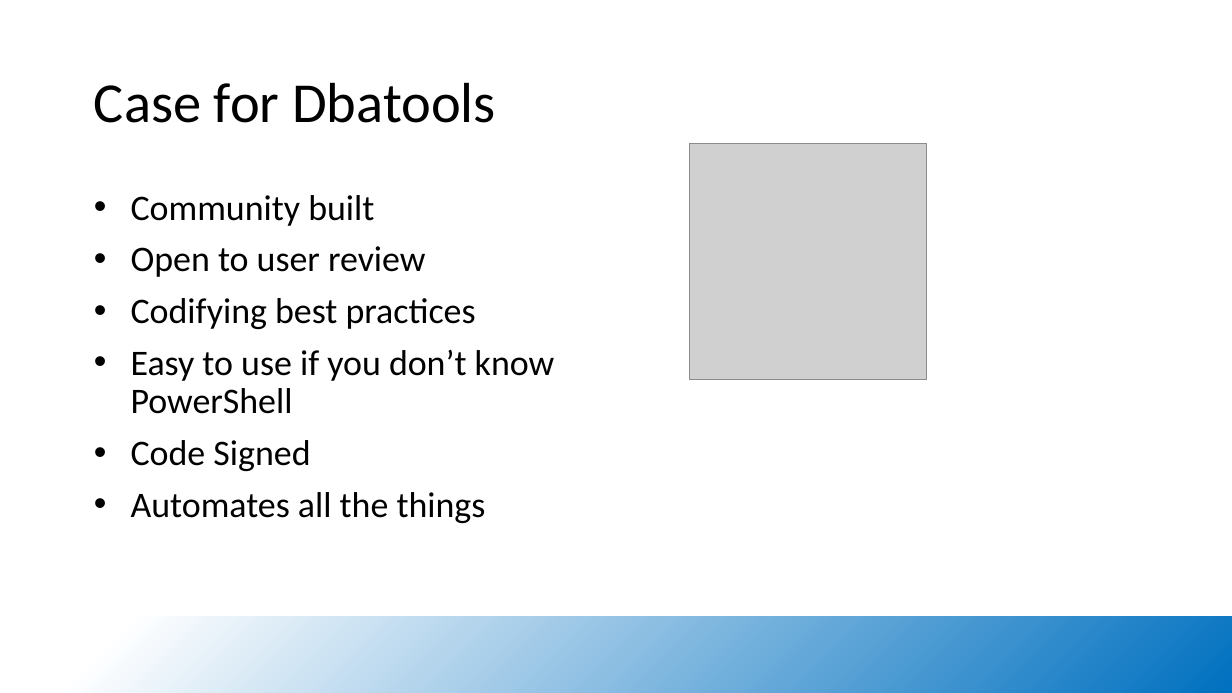
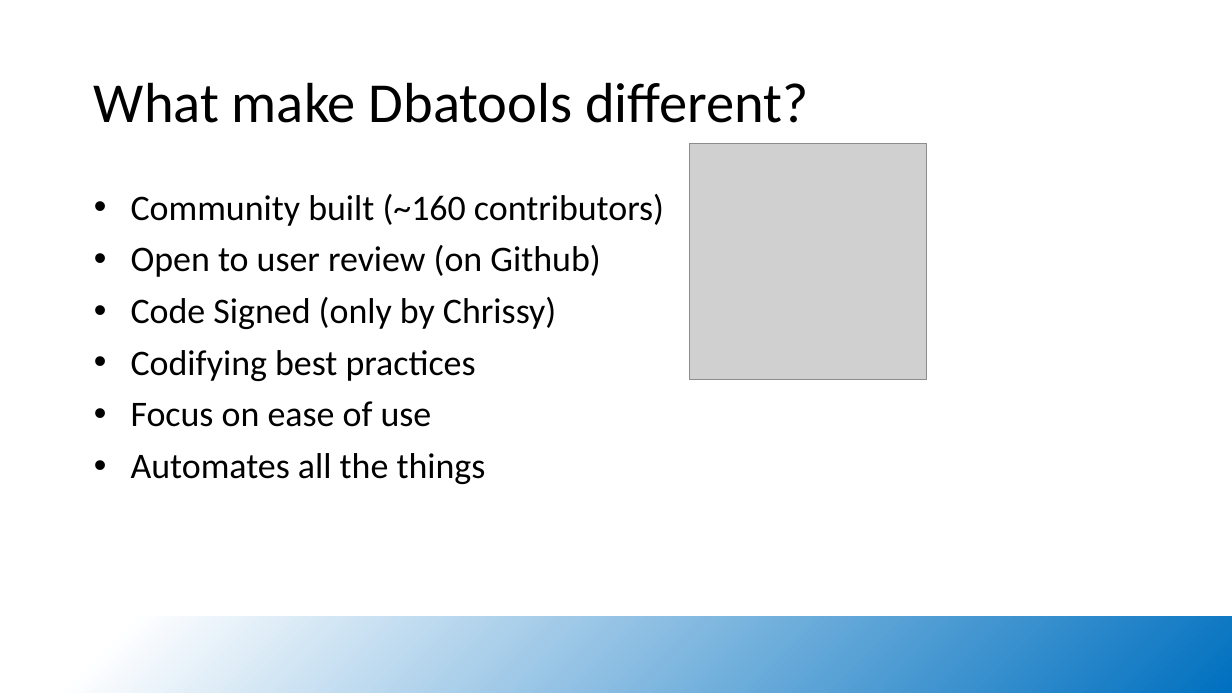
Before and after one commit to dataplat/community-presentations, a slide deck: slide 7 of josh-corrick/UsingDbatoolsToAutomateDeployments.pptx (slide 6 before the commit). Drawn at 1232x693 pixels with LibreOffice and Linux fonts; fonts in the diff are those of the drawing; grey boxes stand for pictures; background and template pictures are left out. Boxes give left, top, right and bottom in pixels: in the first picture for what was removed or moved away, otherwise in the second. Text is boxed around its words. In the diff, an @@ line names an element or a change of style, - is before the commit and + after.

```diff
--- a/josh-corrick/UsingDbatoolsToAutomateDeployments.pptx
+++ b/josh-corrick/UsingDbatoolsToAutomateDeployments.pptx
@@ title at <box>94,82,808,123</box>: text changed @@
-Case for Dbatools
+What make Dbatools different?
@@ text at <box>131,194,664,329</box>: text changed @@
-• Community built
-• Open to user review
+• Community built (~160 contributors)
+• Open to user review (on Github)
+• Code Signed (only by Chrissy)
@@ text at <box>131,401,432,427</box>: text changed @@
-• Easy to use if you don’t know PowerShell
-• Code Signed
+• Focus on ease of use
```
Also in this commit, not shown: 2 other slides changed, 2 slides added, 1 other file.
